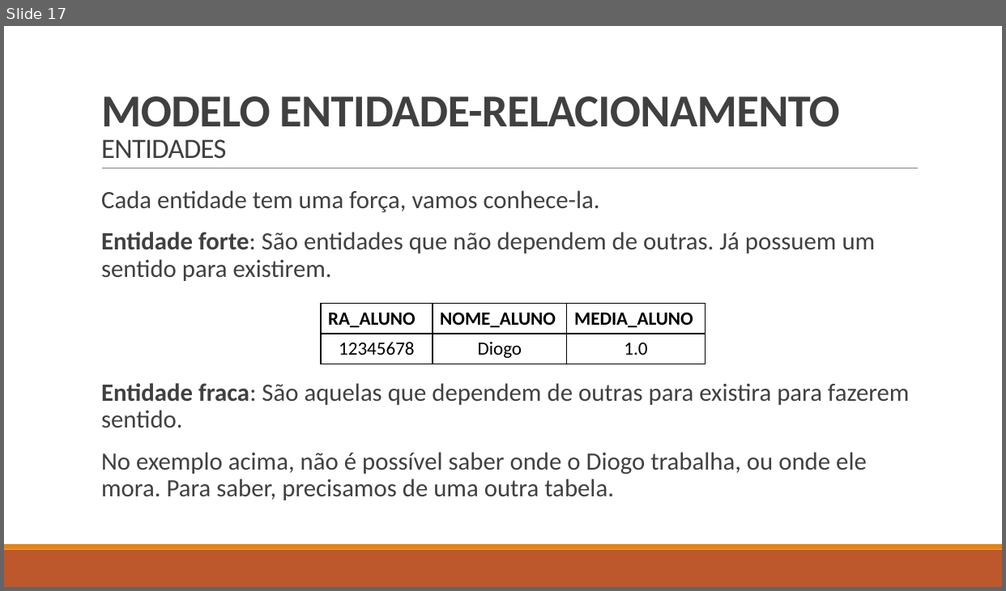
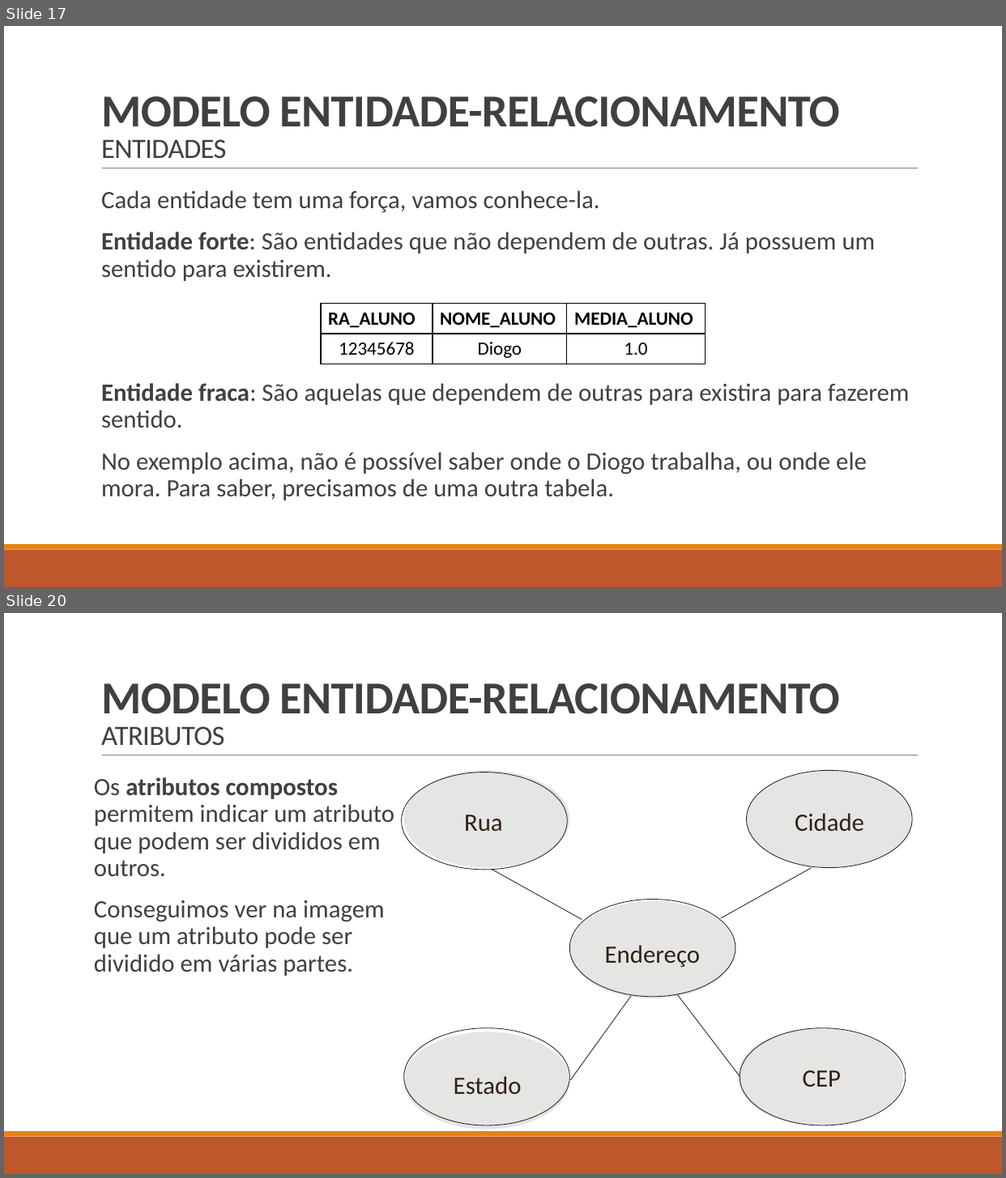
Before and after one commit to LucasHerculanoAmaro/Minhas-Aulas, a slide deck: Euripedes Simões de Paula/Banco de Dados/Aula 5/Projeto de banco de dados.pptx. Shown one above the other, each under a label of ours: slide 17 before the commit, slides 17 and 20 after it; the slides between them are not shown. The pictures are 1006x591 and 1006x1178 pixels, drawn with LibreOffice and Linux fonts; fonts in the diff are those of the drawing. Boxes give left, top, right and bottom in pixels: in the first picture for what was removed or moved away, otherwise in the second. Text is boxed around its words. In the diff, an @@ line names an element or a change of style, - is before the commit and + after.

```diff
--- a/Euripedes Simões de Paula/Banco de Dados/Aula 5/Projeto de banco de dados.pptx
+++ b/Euripedes Simões de Paula/Banco de Dados/Aula 5/Projeto de banco de dados.pptx
@@ slide 20 added at <box>4,613,1002,1174</box>, background #FFFFFF; not listed: 3 template elements that a slide beside it also shows @@
@@ title added at <box>101,683,840,746</box>, 44 pt, text #404040, bold @@
+MODELO ENTIDADE-RELACIONAMENTO
+ATRIBUTOS
@@ text added at <box>94,777,394,976</box>, 24 pt, text #404040 @@
+Os atributos compostos permitem indicar um atributo que podem ser divididos em outros.
+Conseguimos ver na imagem que um atributo pode ser dividido em várias partes.
@@ freeform shape added at <box>402,773,567,870</box>, outline #2F2115 0.64 pt @@
@@ freeform shape added at <box>404,770,569,867</box>, fill #E5E5E4 @@
@@ freeform shape added at <box>747,770,912,867</box>, fill #E5E5E4 @@
@@ freeform shape added at <box>747,770,912,867</box>, outline #2F2115 0.64 pt @@
@@ text added at <box>464,815,503,832</box>, 24 pt, text #2F2115 @@
+Rua
@@ text added at <box>795,813,864,832</box>, 24 pt, text #2F2115 @@
+Cidade
@@ freeform shape added at <box>492,869,582,919</box>, outline #2F2115 0.64 pt @@
@@ freeform shape added at <box>721,868,812,918</box>, outline #2F2115 0.64 pt @@
@@ freeform shape added at <box>570,901,735,999</box>, fill #E5E5E4 @@
@@ freeform shape added at <box>570,900,735,997</box>, outline #2F2115 0.64 pt @@
@@ text added at <box>605,945,700,967</box>, 24 pt, text #2F2115 @@
+Endereço
@@ freeform shape added at <box>549,996,653,1080</box>, outline #2F2115 0.64 pt @@
@@ freeform shape added at <box>678,988,740,1084</box>, outline #2F2115 0.64 pt @@
@@ freeform shape added at <box>404,1033,569,1130</box>, fill #E5E5E4 @@
@@ freeform shape added at <box>404,1029,569,1126</box>, outline #2F2115 0.64 pt @@
@@ freeform shape added at <box>738,1029,903,1126</box>, fill #E5E5E4 @@
@@ freeform shape added at <box>740,1029,906,1126</box>, outline #2F2115 0.64 pt @@
@@ text added at <box>803,1071,841,1087</box>, 24 pt, text #2F2115 @@
+CEP
@@ text added at <box>454,1076,522,1095</box>, 24 pt, text #2F2115 @@
+Estado
```
Also in this commit, not shown: 3 other slides added, 1 slide removed.
